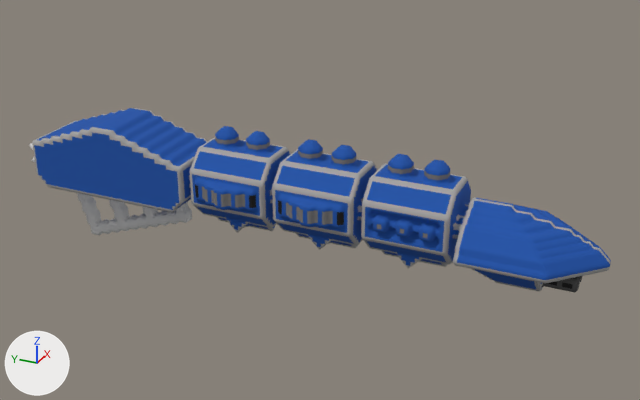
The OBJ model src/jsMain/resources/meshes/diadochi-4-scylla-class.obj: old version first, new version second.
Before and after are seen from a 50 mm lens placed at (-165.3, -81.2, 103.9), pointed at (3.4, -5.3, 19.6). Every picture has the same lights, and +X, +Y and +Z are marked at lower left. Where no turn or scale is listed for an object, it has been applied to the vertices.

Names of what the first picture shows: 'diadochi-4-scylla-class'.
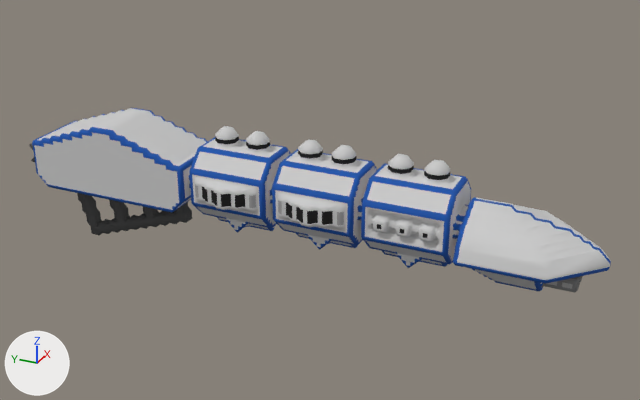
Where the change shows, as pixel boxes [x1, y1, x2, y2] in the pictures (640 x 400 px):
```json
{"part": 1, "of": "me_diadochi_4_scylla_class", "change": "cut back", "before": [30, 108, 611, 293], "after": [456, 217, 465, 225]}
{"part": 2, "of": "me_diadochi_4_scylla_class", "change": "surface changed", "before": [29, 141, 611, 292], "after": [29, 141, 611, 292]}
```

Scene script edits in JSON lines:
```json
{"block": "me_diadochi_4_scylla_class", "where": "# used by ob_diadochi_4_scylla_class; location = (0.0, 0.0, 0.0)"}
{"op": "remove", "block": "me_diadochi_4_scylla_class", "code": "me_diadochi_4_scylla_class.from_pydata(...)  # 18481 vertices, 36970 faces; spans x -11.5..11.5, y -70.0..70.0, z -0.1..34.9"}
{"op": "add", "block": "me_diadochi_4_scylla_class", "code": "me_diadochi_4_scylla_class.from_pydata(...)  # 3810 vertices, 7098 faces; spans x -11.5..11.5, y -70.0..70.0, z -0.1..34.9"}
{"block": "me_diadochi_4_scylla_class", "change": "me_diadochi_4_scylla_class part 1: 14679 vertices removed from x -11.5..11.5, y -70.0..69.5, z -0.1..34.9; 8 vertices added at x -4.5..-3.5, y -41.0..-40.5, z 23.9..24.9"}
{"block": "me_diadochi_4_scylla_class", "change": "me_diadochi_4_scylla_class part 2: 1486 kept faces spanning x -11.5..11.5, y -70.0..70.0, z -0.1..31.4 get new texture (UV) coordinates"}
```
